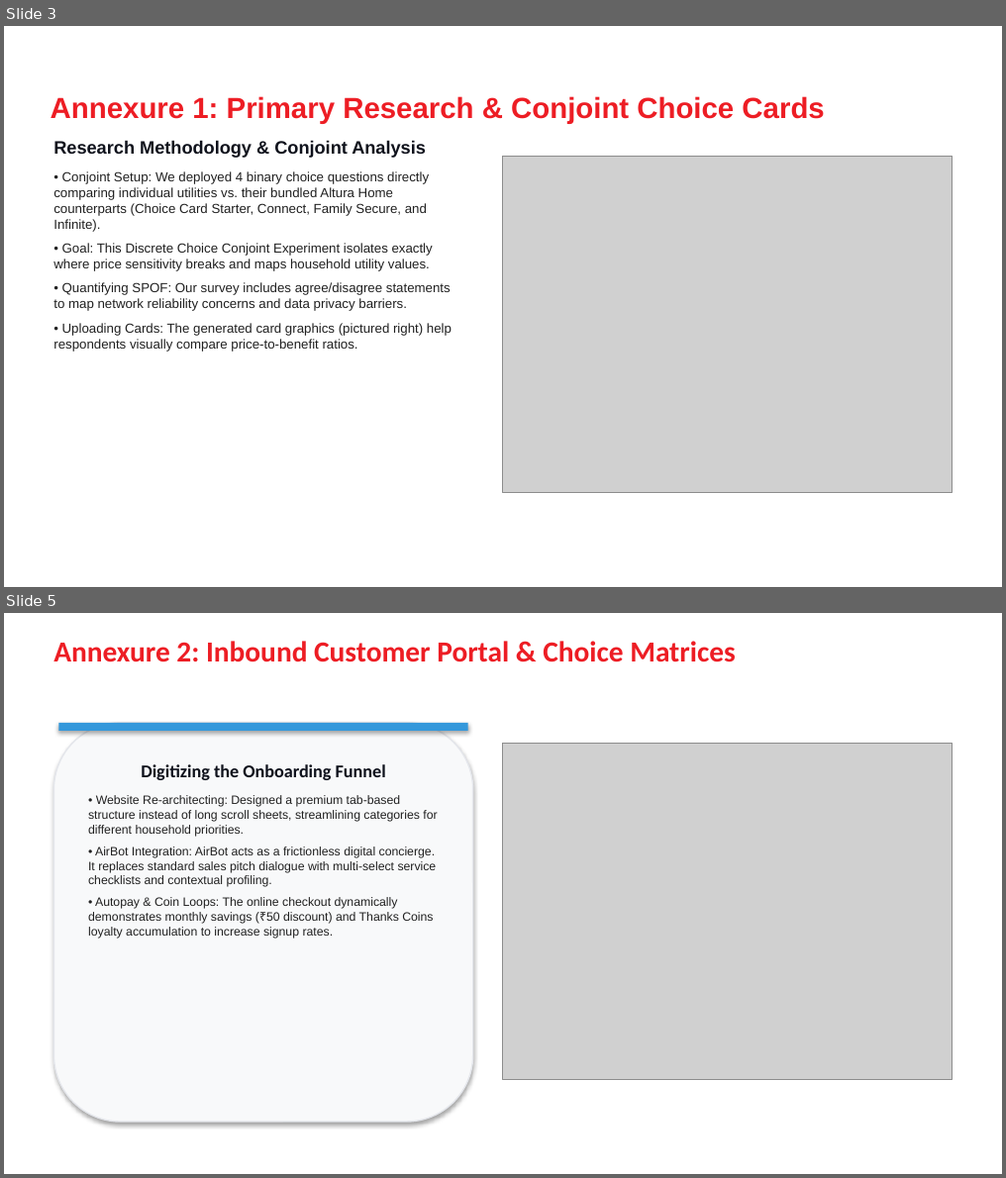
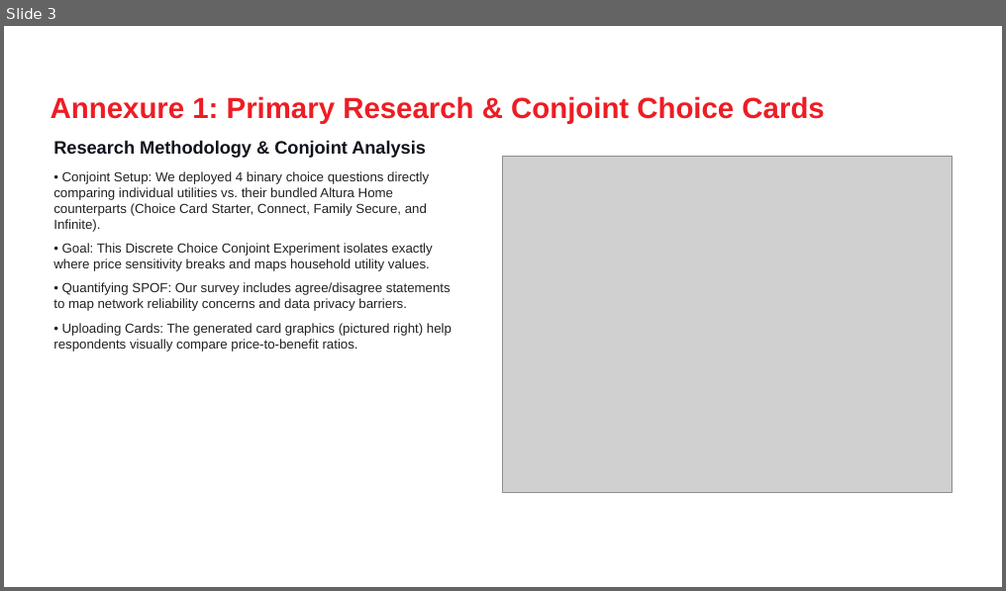
Before and after one commit to parikhniket655/airtel-convergence, a slide deck: Altura_Household_Convergence_Strategy.pptx. Shown one above the other, each under a label of ours: slides 3 and 5 before the commit, slide 3 after it; the slides between them are not shown. The pictures are 1006x1178 and 1006x591 pixels, drawn with LibreOffice and Linux fonts; fonts in the diff are those of the drawing; grey boxes stand for pictures; background and template pictures are left out. Boxes give left, top, right and bottom in pixels: in the first picture for what was removed or moved away, otherwise in the second. Text is boxed around its words. In the diff, an @@ line names an element or a change of style, - is before the commit and + after.

```diff
--- a/Altura_Household_Convergence_Strategy.pptx
+++ b/Altura_Household_Convergence_Strategy.pptx
@@ slide 5 removed at (4,613,1002,1174), background picture (left out) @@
@@ text removed at (54,641,735,663) @@
-Annexure 2: Inbound Customer Portal & Choice Matrices
@@ rounded rectangle removed at (54,723,473,1122) @@
-Digitizing the Onboarding Funnel
-• Website Re-architecting: Designed a premium tab-based structure instead of long scroll sheets, streamlining categories for different household priorities.
-• AirBot Integration: AirBot acts as a frictionless digital concierge. It replaces standard sales pitch dialogue with multi-select service checklists and contextual profiling.
-• Autopay & Coin Loops: The online checkout dynamically demonstrates monthly savings (₹50 discount) and Thanks Coins loyalty accumulation to increase signup rates.
@@ rectangle removed at (58,723,468,731) @@
@@ picture removed at (503,743,952,1080) @@
```
Also in this commit, not shown: 1 slide changed, 1 slide added, 7 other slides removed.
